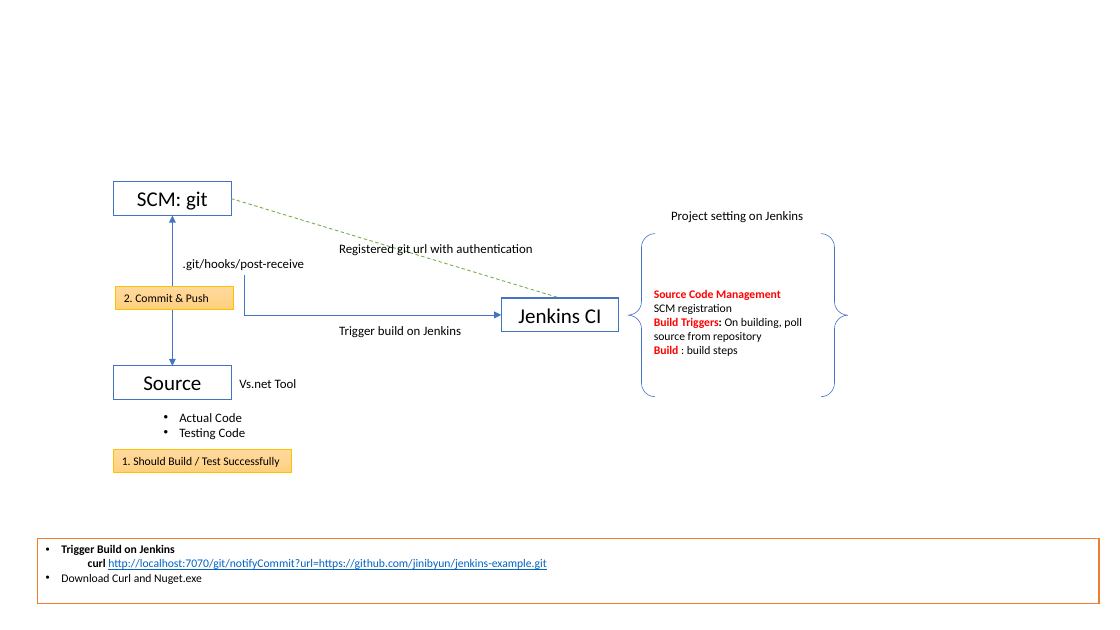
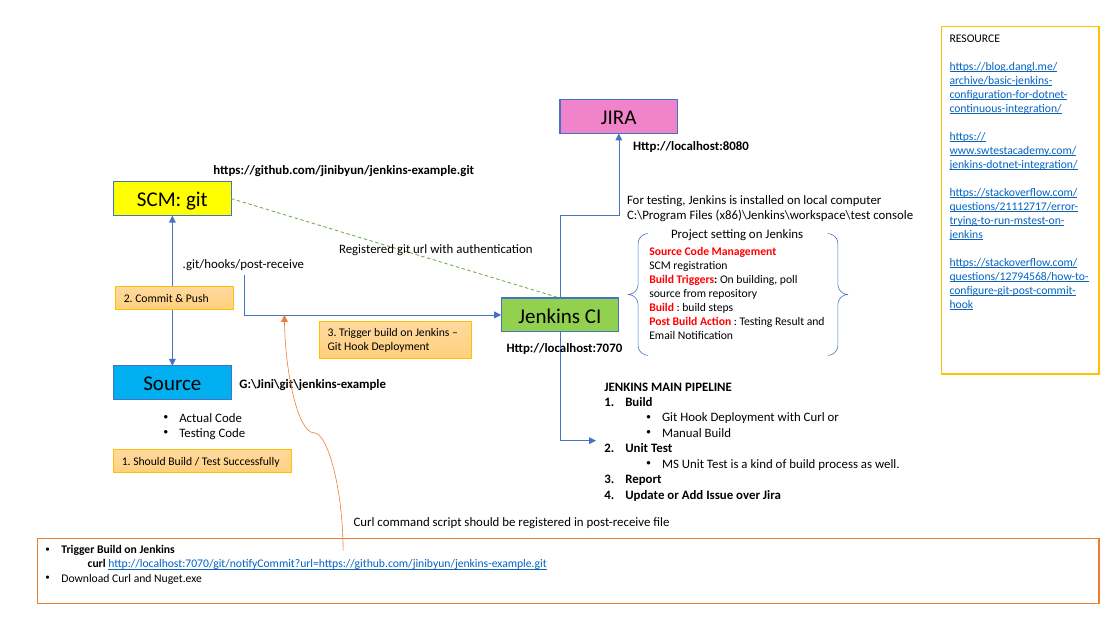
Before and after one commit to jinibyun/jenkins-example, a slide deck: slide 1 of Summary Presentation.pptx. Drawn at 1120x630 pixels with LibreOffice and Linux fonts; fonts in the diff are those of the drawing. Boxes give left, top, right and bottom in pixels: in the first picture for what was removed or moved away, otherwise in the second. Text is boxed around its words. In the diff, an @@ line names an element or a change of style, - is before the commit and + after.

```diff
--- a/Summary Presentation.pptx
+++ b/Summary Presentation.pptx
@@ rectangle added at box(942, 26, 1100, 374), fill #FFFFFF, outline #FFC000 1 pt, 10 pt, text #0563C1, underline @@
+RESOURCE
+https://blog.dangl.me/archive/basic-jenkins-configuration-for-dotnet-continuous-integration/
+https://www.swtestacademy.com/jenkins-dotnet-integration/
+https://stackoverflow.com/questions/21112717/error-trying-to-run-mstest-on-jenkins
+https://stackoverflow.com/questions/12794568/how-to-configure-git-post-commit-hook
@@ rectangle added at box(560, 100, 678, 134), fill #F183CA, outline #4472C4 1 pt, 18 pt, text #000000 @@
+JIRA
@@ elbow arrow added from (560, 298) to (619, 134), #4472C4 0.5 pt @@
@@ text added at box(633, 141, 749, 152), 11 pt, text #000000, bold @@
+Http://localhost:8080
@@ text added at box(213, 165, 474, 176), 11 pt, text #000000, bold @@
+https://github.com/jinibyun/jenkins-example.git
@@ rectangle "SCM: git" at box(113, 181, 231, 215): fill #FFFFFF to #FFFF00 @@
@@ text added at box(627, 195, 913, 222), 11 pt, text #000000 @@
+For testing, Jenkins is installed on local computer
+C:\Program Files (x86)\Jenkins\workspace\test console
@@ brace pair "Source Code Management": place and size @@
-brace pair "Source Code Management" at box(628, 234, 849, 397)
+brace pair "Source Code Management" at box(628, 234, 849, 355)
@@ text "Project setting on Jenkins": place and size @@
-text "Project setting on Jenkins" at box(671, 211, 803, 222)
+text "Project setting on Jenkins" at box(671, 229, 803, 240)
@@ rectangle "Jenkins CI" at box(502, 298, 619, 332): fill #FFFFFF to #92D050 @@
@@ curved arrow added from (343, 550) to (285, 315), #ED7D31 0.5 pt @@
@@ rectangle "3. Trigger build on Jenkins ...": place and size @@
-rectangle "3. Trigger build on Jenkins ..." at box(339, 326, 461, 338)
+rectangle "3. Trigger build on Jenkins ..." at box(319, 321, 471, 358)
@@ rectangle "3. Trigger build on Jenkins ..." at box(319, 321, 471, 358): fill none to gradient #FFDB9E to #FFD590 to #FFD07C; outline none to #FFC000 0.5 pt @@
@@ text in rectangle at box(328, 328, 449, 352): text changed; size 11 to 10 pt @@
-Trigger build on Jenkins
+3. Trigger build on Jenkins – Git Hook Deployment
@@ text in brace pair at box(649, 317, 825, 339): paragraph added @@
+Post Build Action : Testing Result and Email Notification
@@ text added at box(507, 342, 623, 357), 11 pt, text #000000, bold @@
+Http://localhost:7070
@@ elbow arrow added from (560, 332) to (597, 441), #4472C4 0.5 pt @@
@@ rectangle "Source" at box(113, 366, 231, 400): fill #FFFFFF to #00B0F0 @@
@@ text at box(239, 377, 386, 392): text changed; bold on @@
-Vs.net Tool
+G:\Jini\git\jenkins-example
@@ text added at box(604, 382, 900, 501), 11 pt, text #000000 @@
+JENKINS MAIN PIPELINE
+1. Build
+  • Git Hook Deployment with Curl or
+  • Manual Build
+2. Unit Test
+  • MS Unit Test is a kind of build process as well.
+3. Report
+4. Update or Add Issue over Jira
@@ text added at box(354, 517, 669, 528), 11 pt, text #000000 @@
+Curl command script should be registered in post-receive file
```
